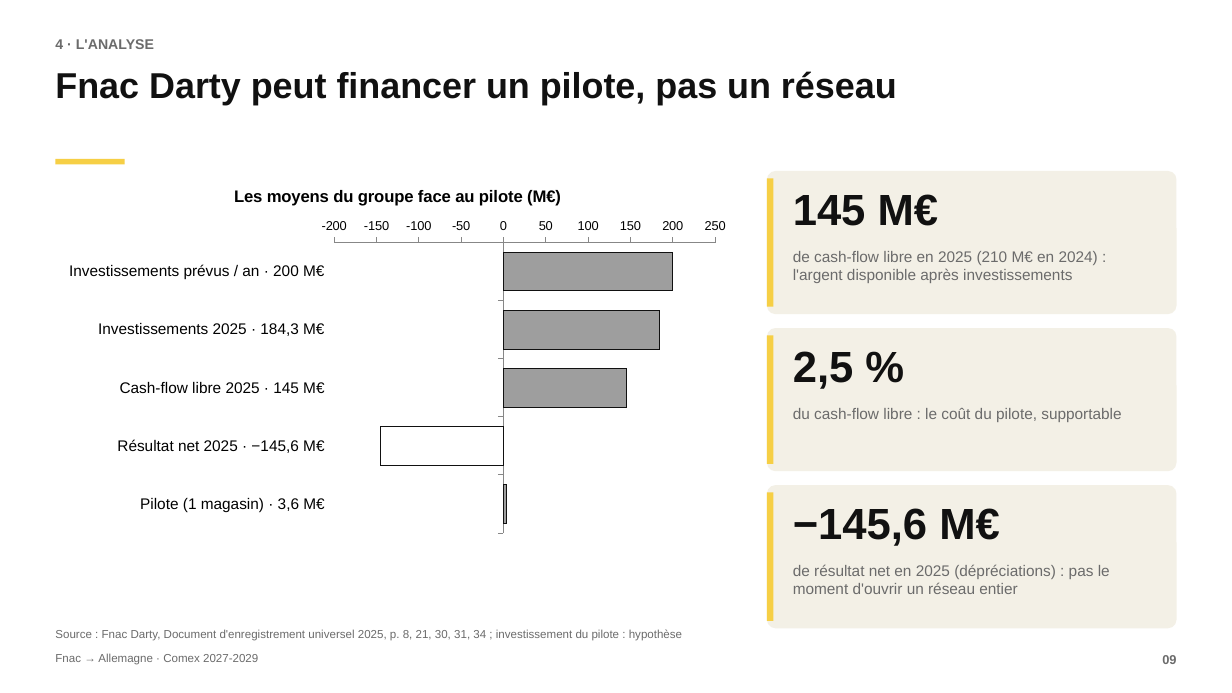
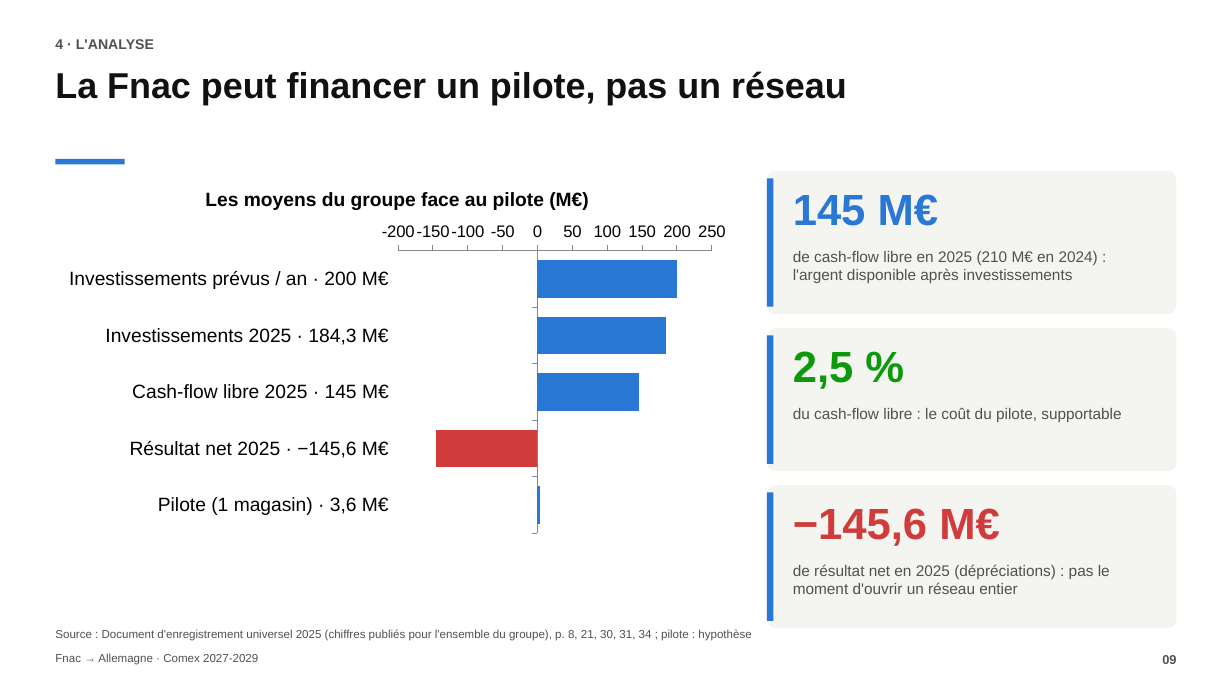
Before and after one commit to romane13long-source/fnac-expansion-allemagne, a slide deck: slide 9 of docs/Comex_Fnac_Allemagne.pptx. Drawn at 1232x693 pixels with LibreOffice and Linux fonts; fonts in the diff are those of the drawing. Boxes give left, top, right and bottom in pixels: in the first picture for what was removed or moved away, otherwise in the second. Text is boxed around its words. In the diff, an @@ line names an element or a change of style, - is before the commit and + after.

```diff
--- a/docs/Comex_Fnac_Allemagne.pptx
+++ b/docs/Comex_Fnac_Allemagne.pptx
@@ text at (x1=55, y1=71, x2=847, y2=105): text changed @@
-Fnac Darty peut financer un pilote, pas un réseau
+La Fnac peut financer un pilote, pas un réseau
@@ bar chart at (x1=55, y1=171, x2=739, y2=541) @@
@@ colour of Series 1 #FFFFFF to #D03B3B @@
@@ colour of Series 2 #9E9E9E to #2A78D6 @@
@@ value axis changed @@
@@ lettering changed @@
@@ text "145 M€" at (x1=793, y1=194, x2=939, y2=226): text colour #111111 to #2A78D6 @@
@@ text "2,5 %" at (x1=793, y1=351, x2=854, y2=389): text colour #111111 to #0C9A0C @@
@@ fill #F6CF45 to #2A78D6 in 4 elements at (x1=55, y1=159, x2=125, y2=165), (x1=767, y1=178, x2=774, y2=307), (x1=767, y1=335, x2=774, y2=464), (x1=767, y1=493, x2=774, y2=621) @@
@@ fill #F3F0E6 to #F4F4F1 in 3 elements at (x1=767, y1=171, x2=1177, y2=314), (x1=767, y1=328, x2=1177, y2=471), (x1=767, y1=485, x2=1177, y2=628) @@
@@ text "−145,6 M€" at (x1=793, y1=508, x2=1000, y2=546): text colour #111111 to #D03B3B @@
@@ text colour #6B6B6B to #52514E in 6 elements at (x1=55, y1=39, x2=154, y2=49), (x1=55, y1=654, x2=258, y2=665), (x1=1162, y1=655, x2=1176, y2=664), (x1=793, y1=251, x2=1098, y2=283), (x1=793, y1=408, x2=1121, y2=422), (x1=793, y1=564, x2=1110, y2=594) @@
@@ text at (x1=55, y1=629, x2=751, y2=641): text changed; text colour #6B6B6B to #52514E @@
-Source : Fnac Darty, Document d'enregistrement universel 2025, p. 8, 21, 30, 31, 34 ; investissement du pilote : hypothèse
+Source : Document d'enregistrement universel 2025 (chiffres publiés pour l'ensemble du groupe), p. 8, 21, 30, 31, 34 ; pilote : hypothèse
```
Also in this commit, not shown: 11 other slides changed, 6 other files.
